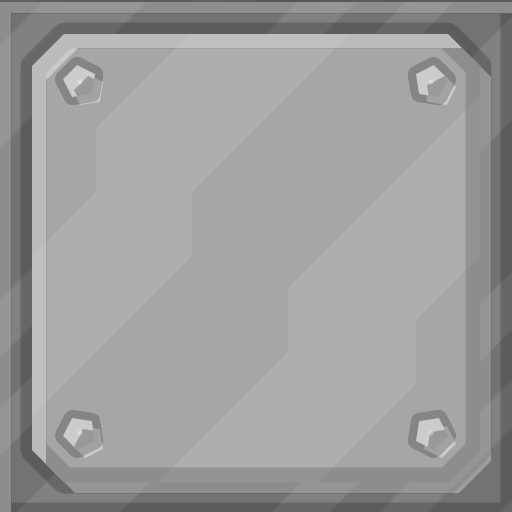
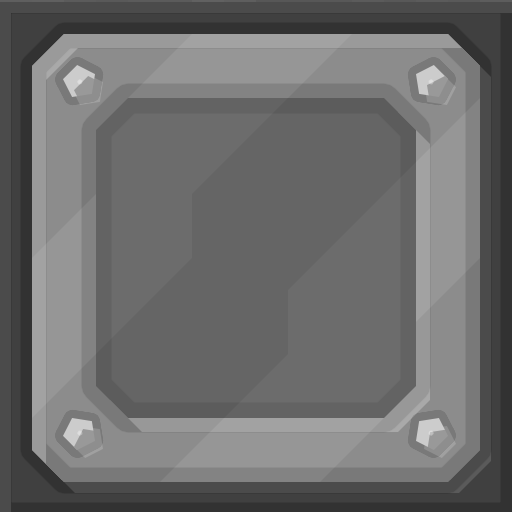
Layered file, before and after one edit (512x512). Changes by layer:
hid group "v2" (5 layers) over box(0, 2, 512, 512)
showed "Inner Panel" (2nd of 2, in "Side") over box(96, 98, 416, 418)
